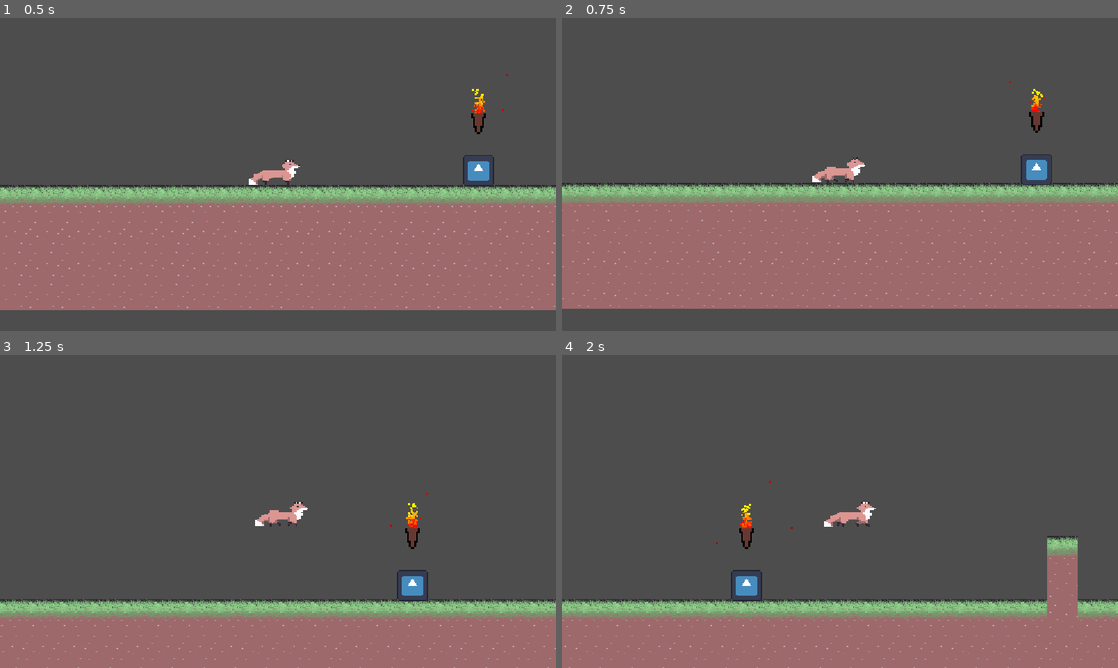
Above: before the commit, frames 1-4 (two rows, left to right).
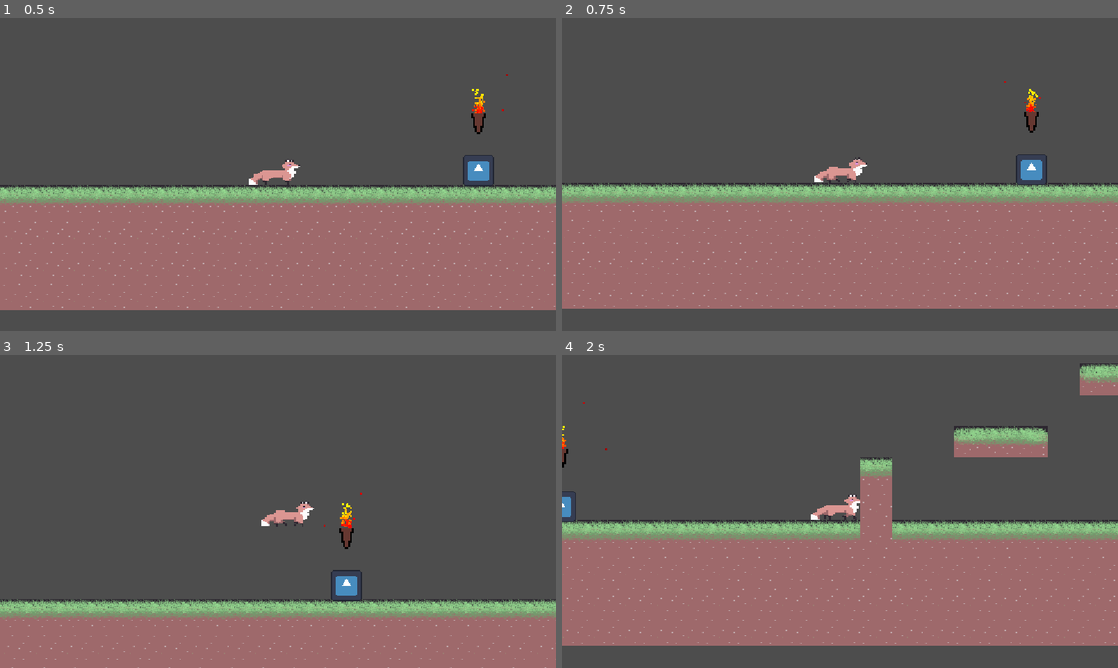
Above: after the commit, the same moments.

Repository: skueee/jame-gam-26
Game: Godot game, scene res://main.tscn
Two runs of this game, one before a commit and one after it. Both use one fixed random seed, a clock stepped at 60 frames per second and the inputs below. The engine's default icon, where the game draws it, is replaced by a stand-in: a white triangle on a blue panel in a dark square.
Inputs (mouse positions are in pixels of both pictures, inside the frame that each line leads up to):
- Up to frame 1 (0.5 s): no input
- Up to frame 2 (0.75 s): tap Enter at 0.5 s; move the mouse to (962, 158) at 0.52 s; hold Right (right) from 0.53 s (still down); tap Shift (bridge) at 0.6 s; click (962, 158) at 0.67 s
- Up to frame 3 (1.25 s): keep holding Right (right); tap Up (up) at 0.77 s
- Up to frame 4 (2 s): keep holding Right (right); move the mouse to (728, 527) at 1.27 s; tap Space (continue) at 1.35 s; tap Up (up) at 1.52 s

Frame 1 is identical in both runs. In frame 2, 3.2% of the frame differs, in the area x 0-100%, y 20-93%; in frame 3, 3.7%; in frame 4, 41%, in the area x 0-100%, y 2-100%.

Commit message:
enemy ai fix

Diff:
--- a/enemy.tscn
+++ b/enemy.tscn
@@ -32,6 +32,8 @@
 		jump = true
 	if direction: lockedin = true
 	if not ray_cast_2d_3.is_colliding() and is_on_floor():
+		jump = true
+	if player.global_position.y - global_position.y > 100:
 		jump = true
 	return [direction, jump]
 
--- a/main.tscn
+++ b/main.tscn
@@ -76,6 +76,8 @@
 position = Vector2(948, 7)
 
 [node name="player" parent="." unique_id=1888012525 instance=ExtResource("1_ig7tw")]
+acceleration = 300
+max_speed = 600
 
 [node name="Fireeffect3" parent="." unique_id=1671324559 instance=ExtResource("5_lquwl")]
 position = Vector2(475, -22)
